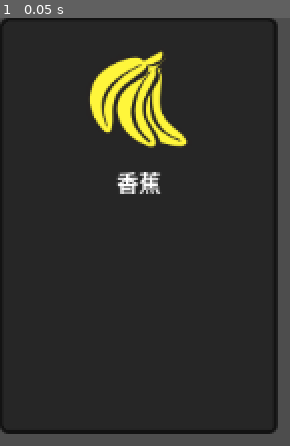
Above: before the commit, frame 1.
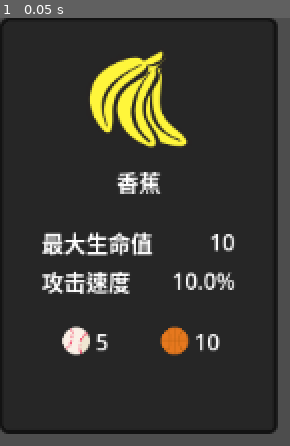
Above: after the commit, the same moment.

Repository: Rundll86/ChickenVSBear
Game: Godot game, scene res://components/Feeds/Banana.tscn
Same seed, same stepped clock (60 frames per second), same inputs: the game is played once before the commit and once after it. This scene is started directly instead of the project's main scene.
Inputs:
- Up to frame 1 (0.05 s): no input

The runs differ from the first frame. In frame 1, 4.6% of the frame differs, in the area x 14-81%, y 50-79%.
Error before the commit: Parse Error: Value of type "String" cannot be assigned to a variable of type "float". (res://scripts/Structs/Feed.gd:27)

Commit message:
fix: 修复字段值显示逻辑，直接使用值而非字符串转换

Diff:
--- a/scripts/Structs/Feed.gd
+++ b/scripts/Structs/Feed.gd
@@ -24,7 +24,7 @@
 		var value = fieldValues[i]
 		var fieldShow: FieldShow = preload("res://components/UI/FieldShow.tscn").instantiate()
 		fieldShow.field = field
-		fieldShow.value = str(value)
+		fieldShow.value = value
 		fieldsBox.add_child(fieldShow)
 	for i in costsBox.get_children():
 		i.queue_free()
